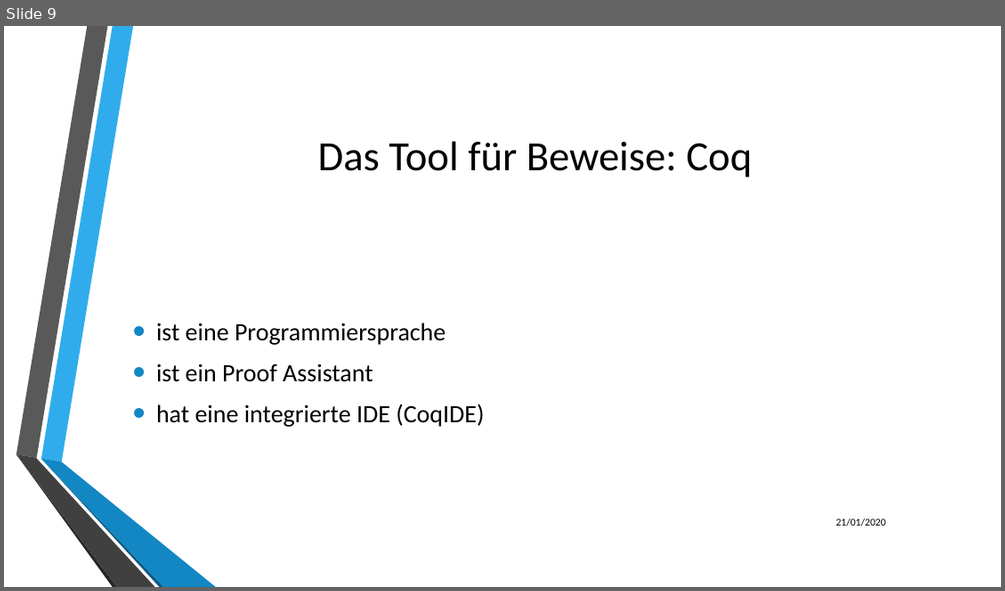
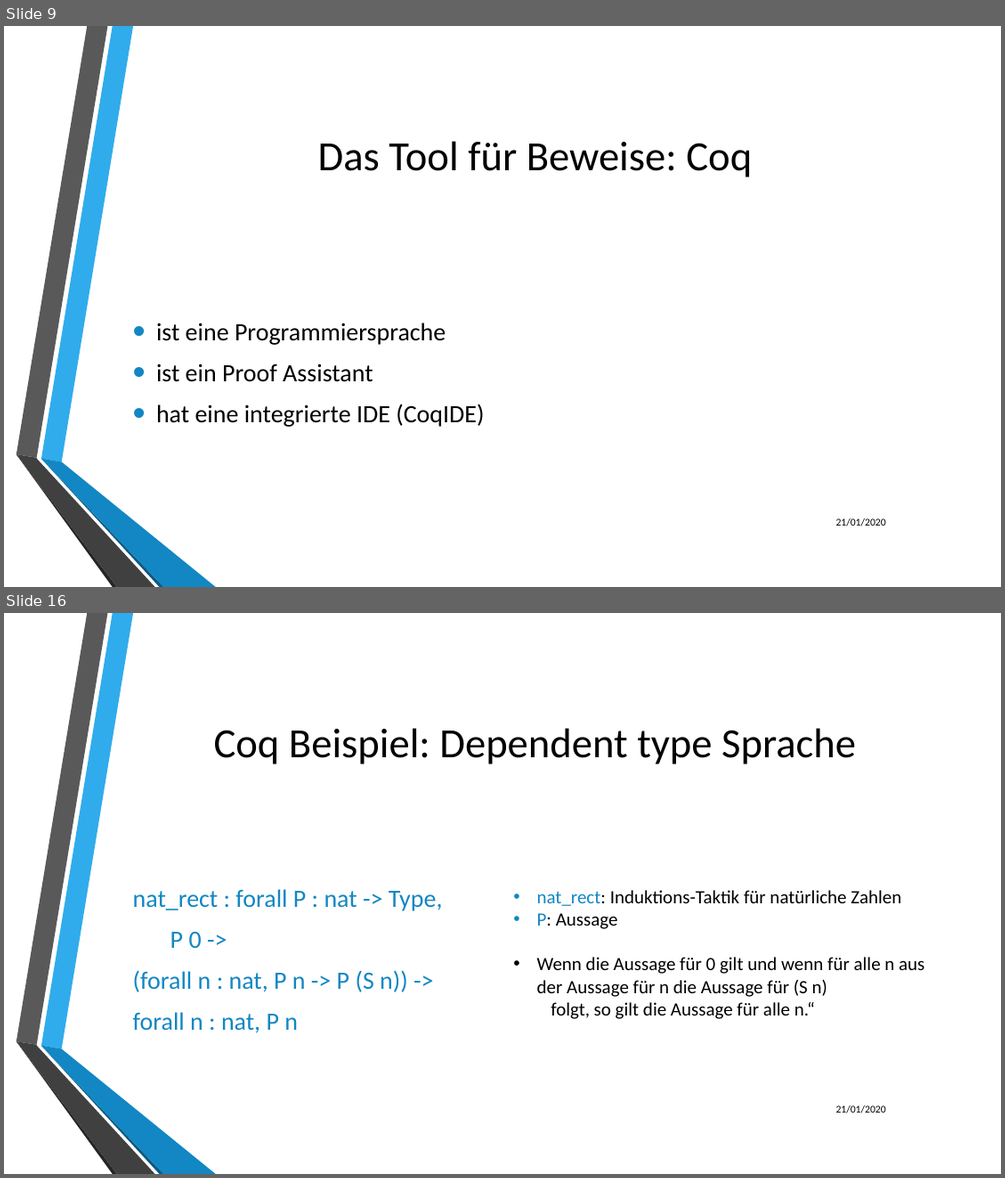
Before and after one commit to LukasKiederle/seminar-coq, a slide deck: final-presentation.pptx. Shown one above the other, each under a label of ours: slide 9 before the commit, slides 9 and 16 after it; the slides between them are not shown. The pictures are 1005x591 and 1005x1178 pixels, drawn with LibreOffice and Linux fonts; fonts in the diff are those of the drawing; background and template pictures are left out. Boxes give left, top, right and bottom in pixels: in the first picture for what was removed or moved away, otherwise in the second. Text is boxed around its words. In the diff, an @@ line names an element or a change of style, - is before the commit and + after.

Commit message:
first finished type for presentation

```diff
--- a/final-presentation.pptx
+++ b/final-presentation.pptx
@@ slide 16 added at bbox=[4, 613, 1001, 1174], background picture (left out); not listed: 6 template elements that a slide beside it also shows @@
@@ title added at bbox=[214, 728, 856, 764], 40 pt, text #000000 @@
+Coq Beispiel: Dependent type Sprache
@@ text added at bbox=[133, 889, 443, 1033], 24 pt, text #1287C3 @@
+nat_rect : forall P : nat -> Type,
+P 0 ->
+(forall n : nat, P n -> P (S n)) ->
+forall n : nat, P n
@@ text added at bbox=[537, 890, 924, 1019], 18 pt, text #000000 @@
+• nat_rect: Induktions-Taktik für natürliche Zahlen
+• P: Aussage
+• Wenn die Aussage für 0 gilt und wenn für alle n aus der Aussage für n die Aussage für (S n)
+folgt, so gilt die Aussage für alle n.“
@@ text added at bbox=[836, 1105, 886, 1113], 10 pt, text #000000 @@
+21/01/2020
```
Also in this commit, not shown: 6 slides changed, 10 other slides added.
